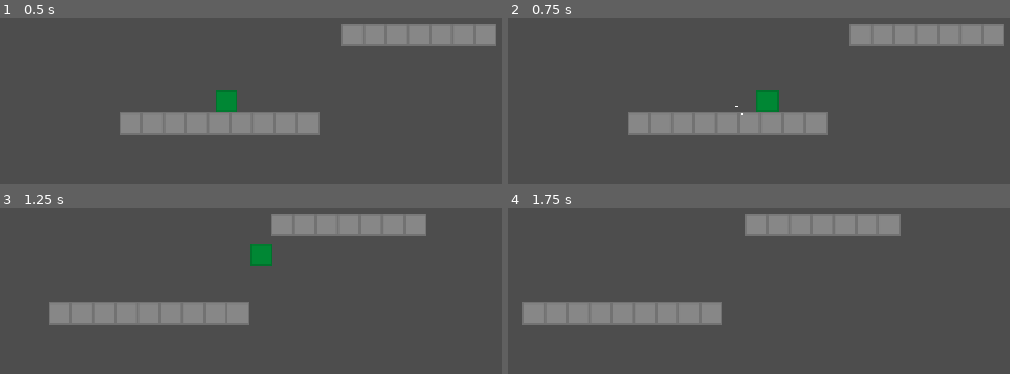
Above: before the commit, frames 1-4 (two rows, left to right).
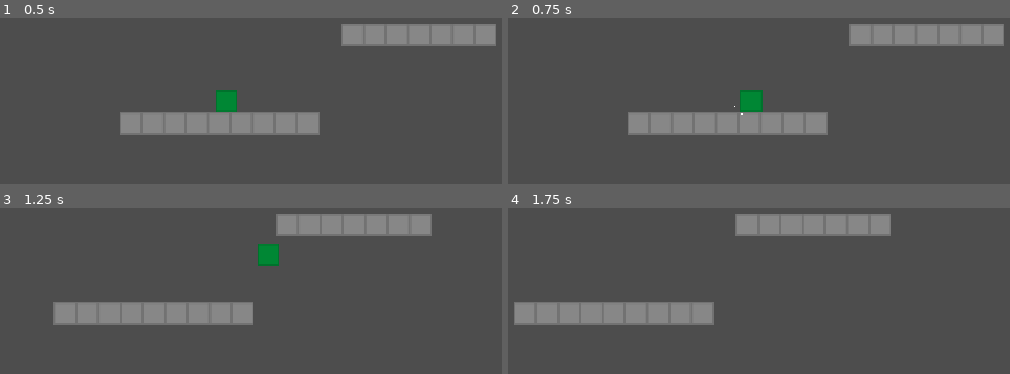
Above: after the commit, the same moments.

Repository: JumbledOne/RPHGameProject
Game: Godot game, scene res://scripts/player/player_test_scene.tscn
The game is run twice, just before and just after one commit, with the same random seed, the same clock (stepped at 60 frames per second) and the same inputs. This scene is started directly instead of the project's main scene.
Inputs:
- Up to frame 1 (0.5 s): no input
- Up to frame 2 (0.75 s): hold D (right) from 0.53 s (still down); hold I (ability) from 0.53 s (still down)
- Up to frame 3 (1.25 s): keep holding D (right); keep holding I (ability); tap Space (jump) at 0.77, 0.8, 1.07 s
- Up to frame 4 (1.75 s): keep holding D (right); release I (ability) at 1.28 s; tap Space (jump) at 1.35, 1.52 s; tap I (ability) at 1.55 s

Frame 1 is identical in both runs. In frame 2, 0.8% of the frame differs, in the area x 45-54%, y 43-57%; in frame 3, 0.9%; in frame 4, 1.0%, in the area x 1-79%, y 3-71%.

Commit message:
Input now triggers the action do function

Diff:
--- a/src/scripts/player/player_controller.gd
+++ b/src/scripts/player/player_controller.gd
@@ -11,6 +11,8 @@
 		player.begin_sprint()
 	elif event.is_action_released("sprint"):
 		player.release_sprint()
+	elif event.is_action_pressed("ability"):
+		player.do_action()
 
 func _physics_process(delta: float) -> void:
 	player.horizontal_movement = Input.get_axis("left", "right")
--- a/src/scripts/player/player_test_scene.tscn
+++ b/src/scripts/player/player_test_scene.tscn
@@ -23,17 +23,9 @@
 
 [node name="Player" parent="." unique_id=1043310607 instance=ExtResource("2_63nit")]
 position = Vector2(155, -99)
-death_altitude = null
-walk_speed = null
 walk_time_to_full_speed = 0.2
-sprint_speed = null
+sprint_speed = 256.0
 sprint_time_to_full_speed = 0.2
-jump_velocity = null
-jump_gravity_factor = null
-max_jump_time = null
-jump_buffer = null
-coyote_time = null
-max_fall_speed = null
 gravity = 1960.0
 
 [node name="PlayerCamera" type="Camera2D" parent="." unique_id=358385274 node_paths=PackedStringArray("target")]
